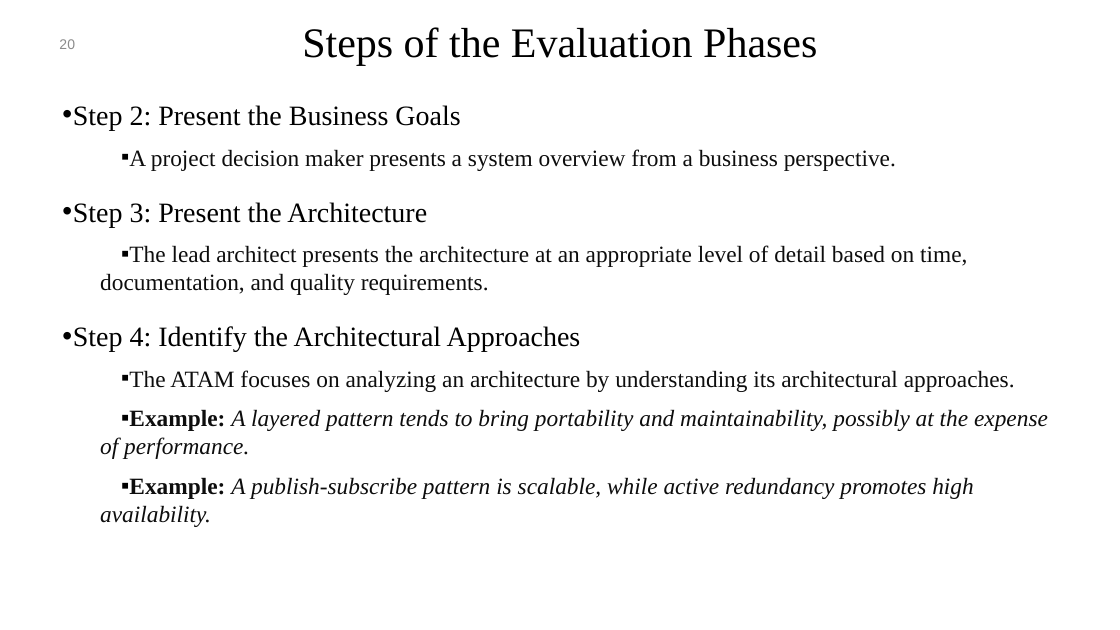
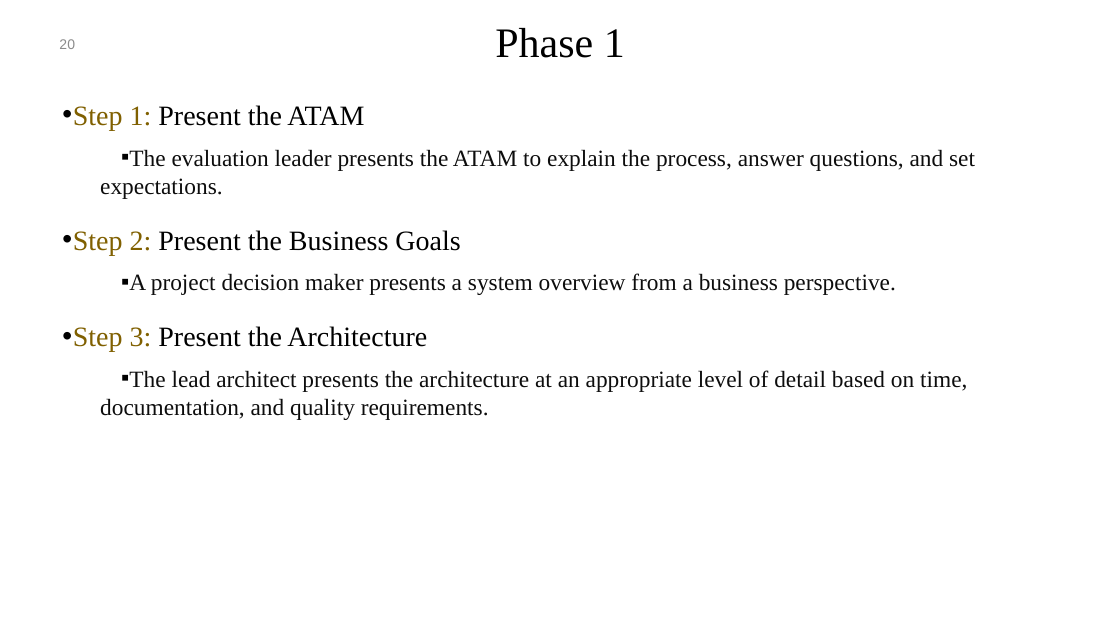
Before and after one commit to mohamad-khorsandi/slides-of-software-architecture-in-practice-4th-ed, a slide deck: slide 20 of chapter 21.pptx. Drawn at 1120x630 pixels with LibreOffice and Linux fonts; fonts in the diff are those of the drawing; background and template pictures are left out. Boxes give left, top, right and bottom in pixels: in the first picture for what was removed or moved away, otherwise in the second. Text is boxed around its words. In the diff, an @@ line names an element or a change of style, - is before the commit and + after.

```diff
--- a/chapter 21.pptx
+++ b/chapter 21.pptx
@@ title at (x1=495, y1=28, x2=625, y2=58): text changed @@
-Steps of the Evaluation Phases
+Phase 1
@@ text at (x1=73, y1=105, x2=975, y2=199): paragraphs added @@
+• Step 1: Present the ATAM
+  ▪ The evaluation leader presents the ATAM to explain the process, answer questions, and set expectations.
@@ text at (x1=73, y1=230, x2=460, y2=352): text colour #000000 to #806000 in "Step 2:", "Step 3:" @@
@@ text at (x1=73, y1=326, x2=1048, y2=527): paragraphs removed @@
-• Step 4: Identify the Architectural Approaches
-  ▪ The ATAM focuses on analyzing an architecture by understanding its architectural approaches.
-  ▪ Example: A layered pattern tends to bring portability and maintainability, possibly at the expense of performance.
-  ▪ Example: A publish-subscribe pattern is scalable, while active redundancy promotes high availability.
```
Also in this commit, not shown: 15 other slides changed, 1 slide added, 7 other files.
